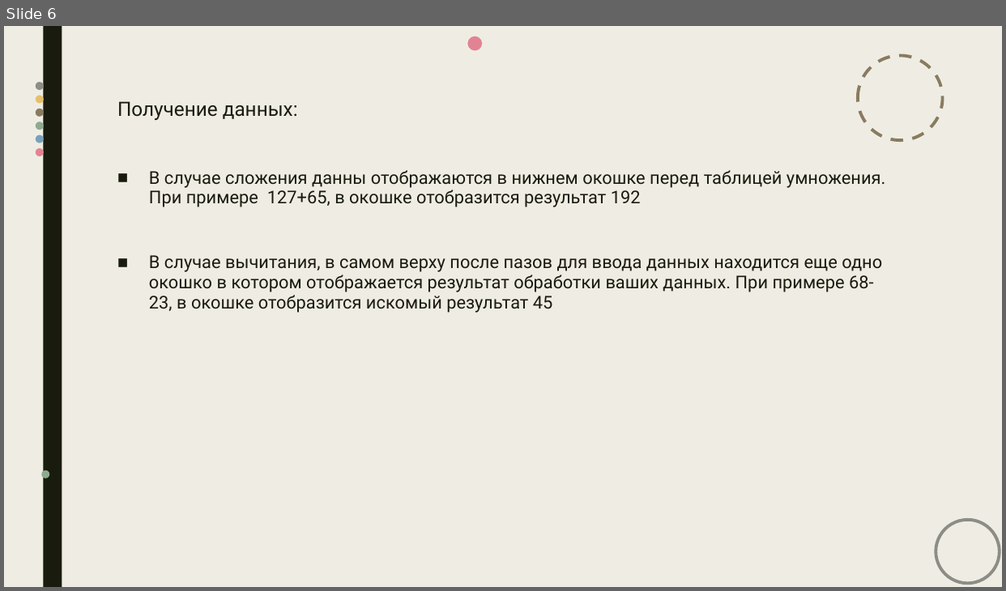
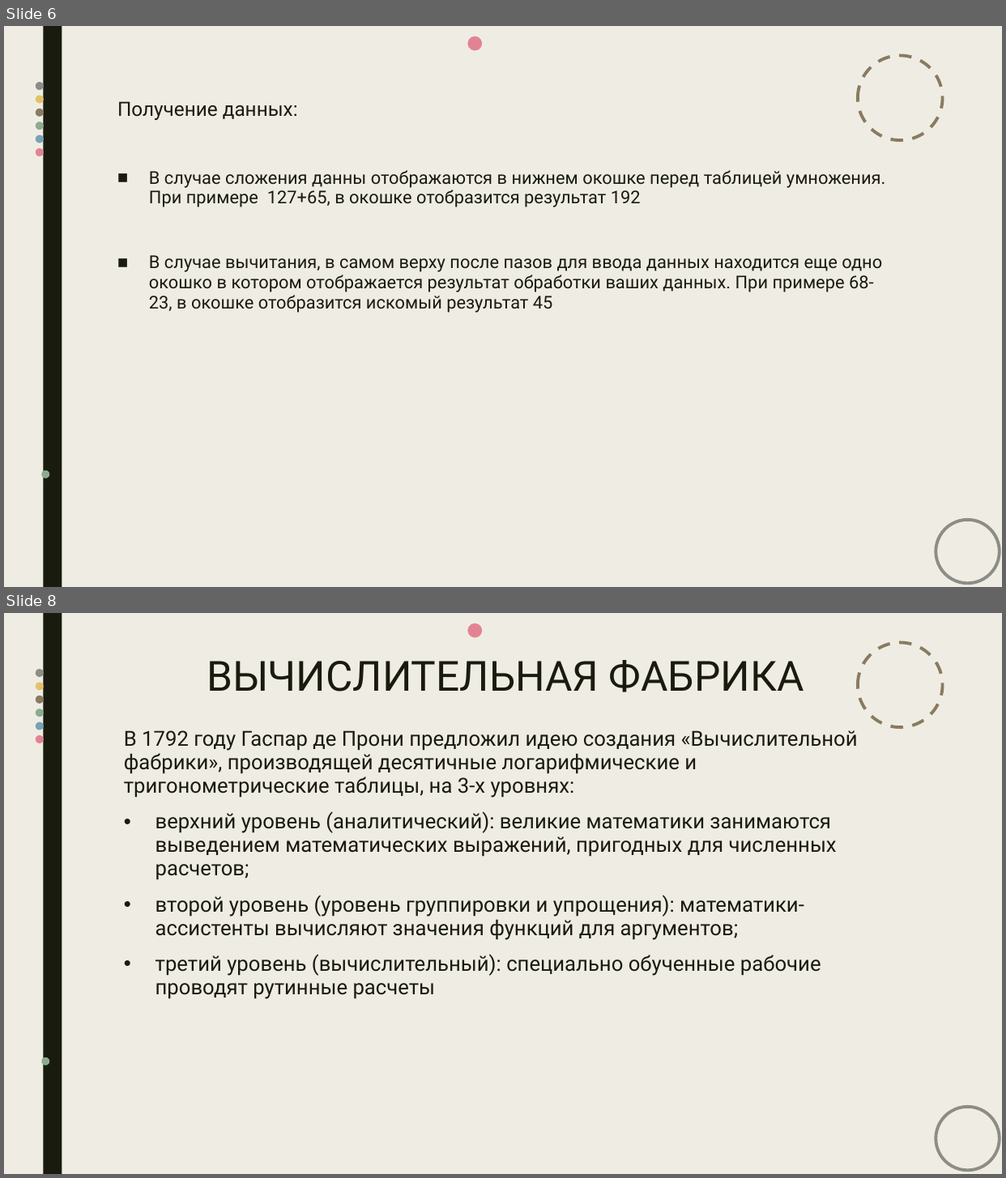
Before and after one commit to blissnyashki/Operating-System.-Laboratory-Work-, a slide deck: Презентация1.pptx. Shown one above the other, each under a label of ours: slide 6 before the commit, slides 6 and 8 after it; the slides between them are not shown. The pictures are 1006x591 and 1006x1178 pixels, drawn with LibreOffice and Linux fonts; fonts in the diff are those of the drawing. Boxes give left, top, right and bottom in pixels: in the first picture for what was removed or moved away, otherwise in the second. Text is boxed around its words. In the diff, an @@ line names an element or a change of style, - is before the commit and + after.

```diff
--- a/Презентация1.pptx
+++ b/Презентация1.pptx
@@ slide 8 added at box(4, 613, 1002, 1174), background #EFEDE3; not listed: 11 template elements that a slide beside it also shows @@
@@ title added at box(206, 660, 804, 692), 40 pt, text #191B0E @@
+ВЫЧИСЛИТЕЛЬНАЯ ФАБРИКА
@@ text added at box(124, 730, 858, 999), 20 pt, text #191B0E @@
+В 1792 году Гаспар де Прони предложил идею создания «Вычислительной фабрики», производящей десятичные логарифмические и тригонометрические таблицы, на 3-х уровнях:
+• верхний уровень (аналитический): великие математики занимаются выведением математических выражений, пригодных для численных расчетов;
+• второй уровень (уровень группировки и упрощения): математики-ассистенты вычисляют значения функций для аргументов;
+• третий уровень (вычислительный): специально обученные рабочие проводят рутинные расчеты
```
Also in this commit, not shown: 1 slide changed, 1 other slide added.
